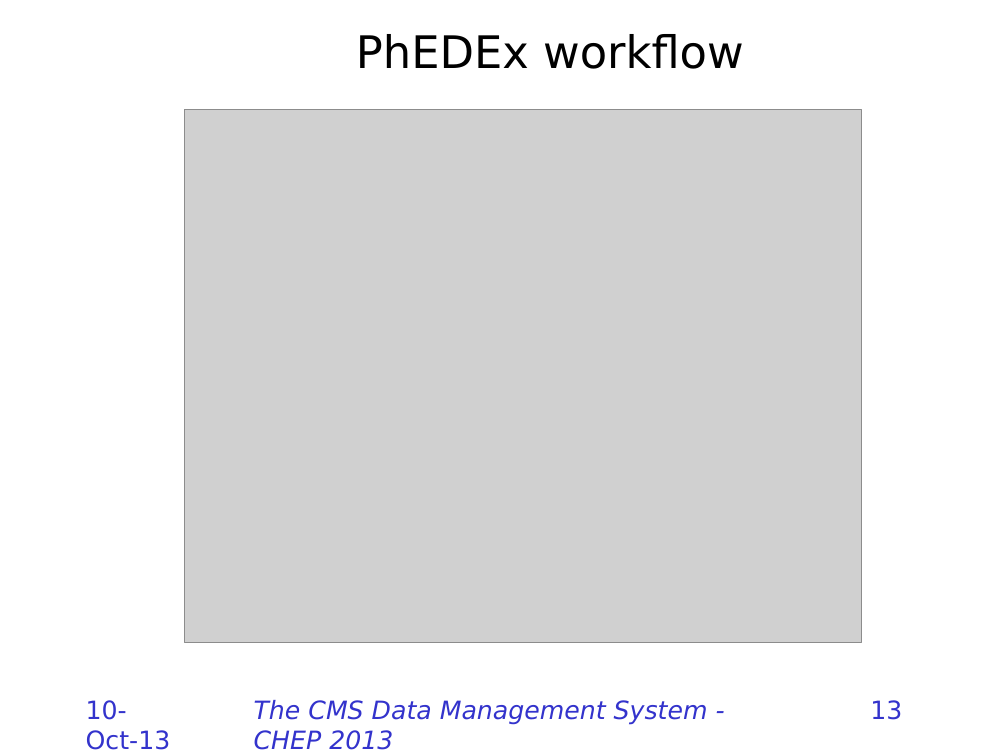
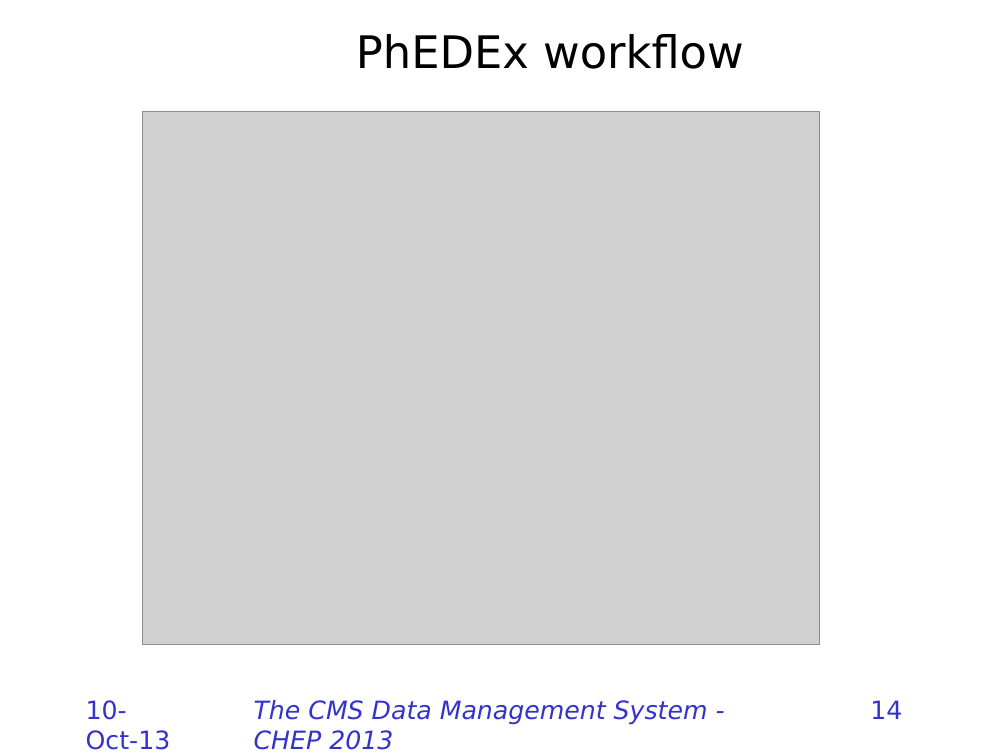
Before and after one commit to TonyWildish/CHEP-2013-DMWM, a slide deck: slide 14 of CMS-Data-Management/Slides/The CMS Data Management System.pptx (slide 13 before the commit). Drawn at 1008x756 pixels with LibreOffice and Linux fonts; fonts in the diff are those of the drawing; grey boxes stand for pictures; background and template pictures are left out. Boxes give left, top, right and bottom in pixels: in the first picture for what was removed or moved away, otherwise in the second. Text is boxed around its words. In the diff, an @@ line names an element or a change of style, - is before the commit and + after.

```diff
--- a/CMS-Data-Management/Slides/The CMS Data Management System.pptx
+++ b/CMS-Data-Management/Slides/The CMS Data Management System.pptx
@@ picture: place and size @@
-picture at (184, 109, 861, 642)
+picture at (143, 112, 820, 645)
@@ page number at (870, 700, 902, 719): text changed @@
-13
+14
```
Also in this commit, not shown: 13 other slides changed, 1 slide added.
